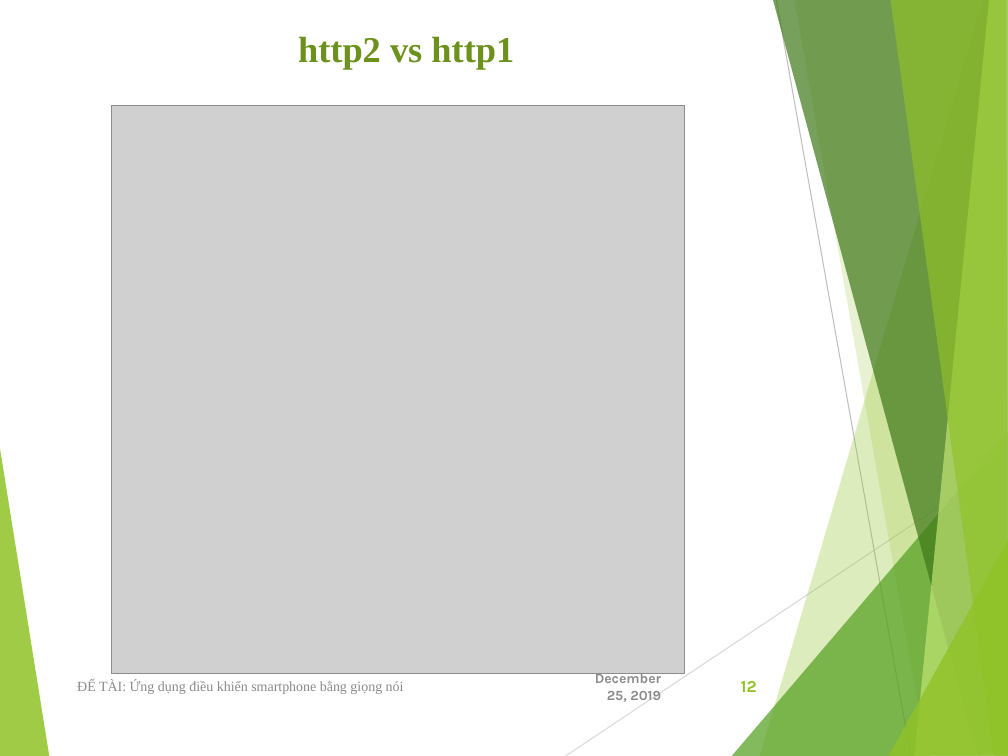
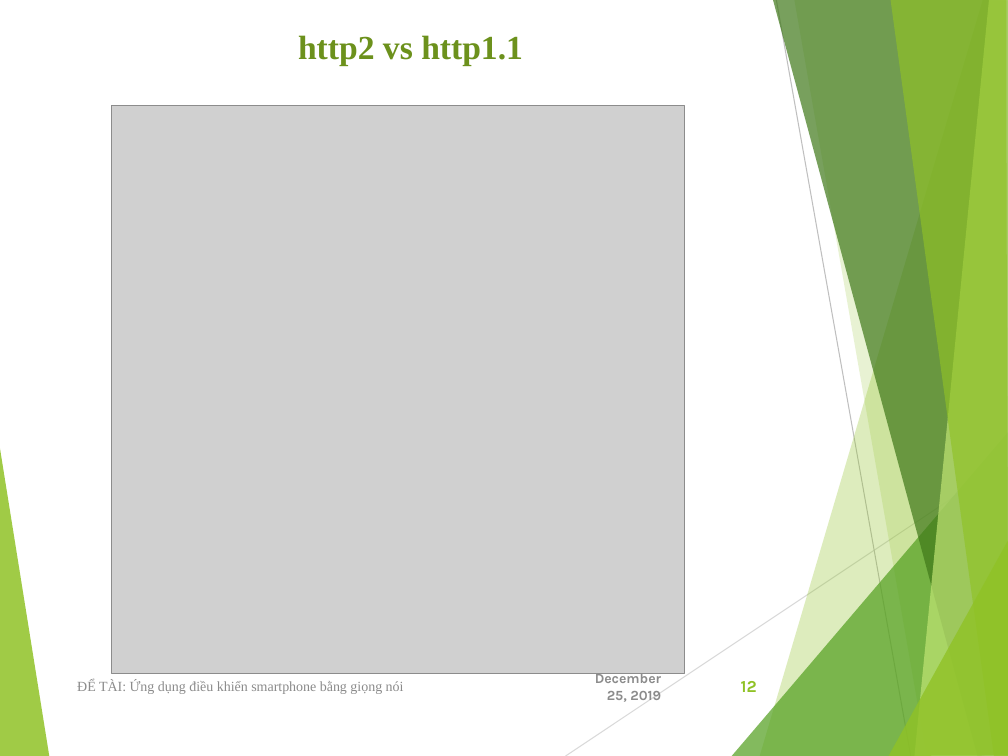
Before and after one commit to viet97/doandocs, a slide deck: slide 12 of DATN_Presentation.pptx. Drawn at 1008x756 pixels with LibreOffice and Linux fonts; fonts in the diff are those of the drawing; grey boxes stand for pictures. Boxes give left, top, right and bottom in pixels: in the first picture for what was removed or moved away, otherwise in the second. Text is boxed around its words. In the diff, an @@ line names an element or a change of style, - is before the commit and + after.

```diff
--- a/DATN_Presentation.pptx
+++ b/DATN_Presentation.pptx
@@ text at bbox=[298, 35, 523, 66]: text changed; size 26 to 24.1 pt @@
-http2 vs http1
+http2 vs http1.1
```
Also in this commit, not shown: 11 other slides changed, 1 slide added, 1 other file.
